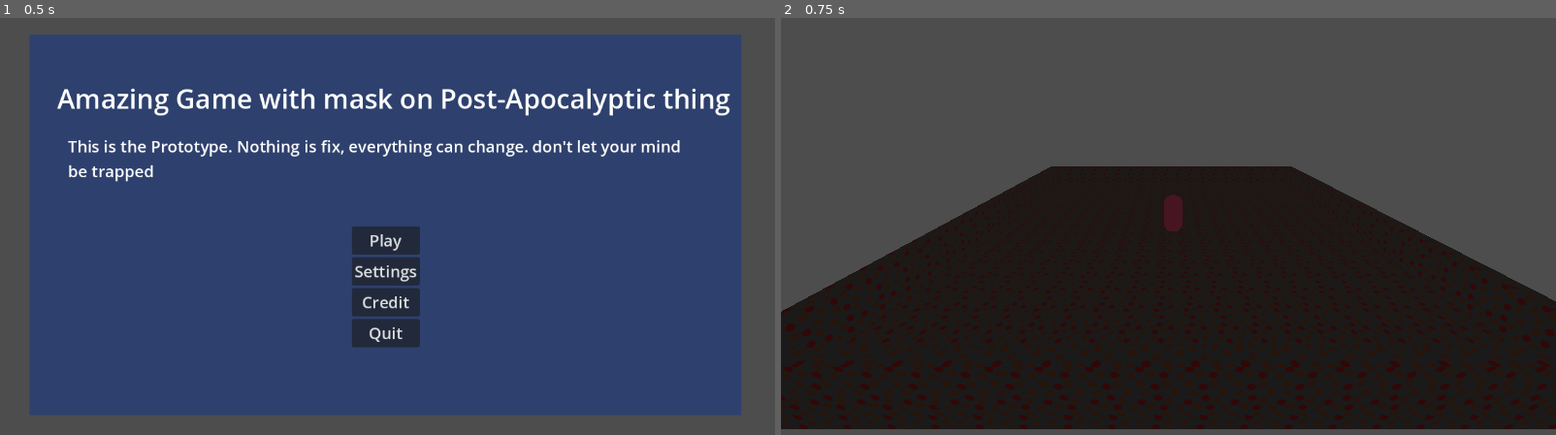
Above: before the commit, frames 1-2 (left to right).
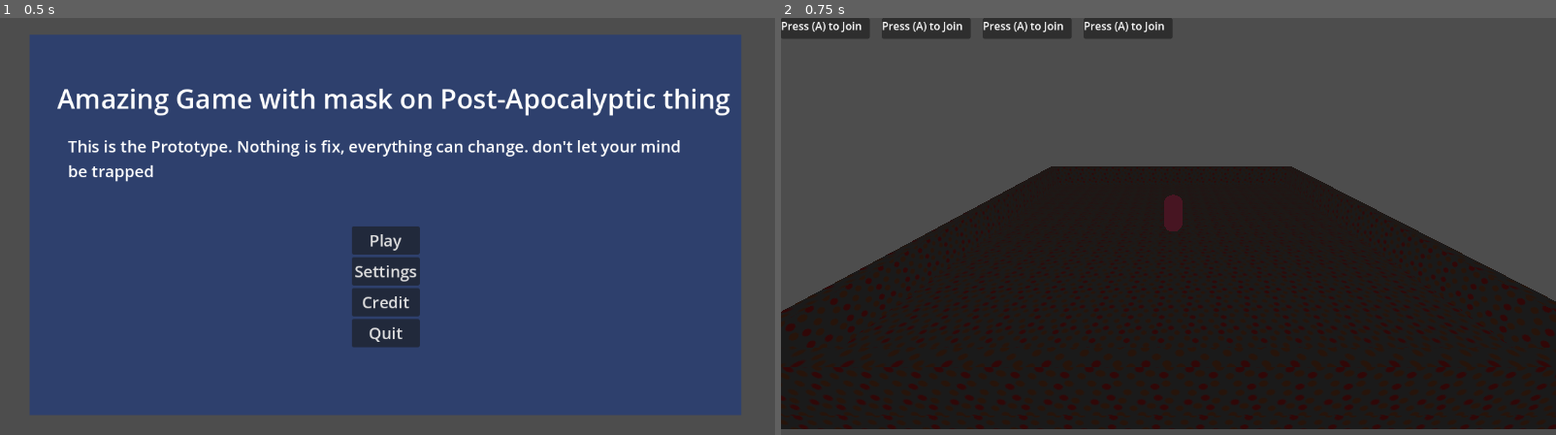
Above: after the commit, the same moments.

Repository: icvara/GGJ26
Game: Godot game, scene res://Menu/Landing_menu.tscn
The game is run twice, just before and just after one commit, with the same random seed, the same clock (stepped at 60 frames per second) and the same inputs.
Inputs:
- Up to frame 1 (0.5 s): no input
- Up to frame 2 (0.75 s): click "Play" at 0.5 s

Frame 1 is identical in both runs. In frame 2, 2.1% of the frame differs, in the area x 0-51%, y 0-5%.

Commit message:
add game manager and playe rmaanger

Diff:
--- a/godot-ggj-26/Player/HUD.tscn
+++ b/godot-ggj-26/Player/HUD.tscn
@@ -1,8 +1,10 @@
-[gd_scene load_steps=2 format=3 uid="uid://btoc3r2cul1s5"]
+[gd_scene load_steps=3 format=3 uid="uid://btoc3r2cul1s5"]
 
 [ext_resource type="PackedScene" uid="uid://cwvogerwgo7kl" path="res://Player/player_hud.tscn" id="1_a1gsu"]
+[ext_resource type="Script" uid="uid://du6gf4csqr6db" path="res://Player/hud.gd" id="1_jrba6"]
 
 [node name="HUD" type="CanvasLayer"]
+script = ExtResource("1_jrba6")
 
 [node name="HBoxContainer" type="HBoxContainer" parent="."]
 offset_right = 40.0
--- /dev/null
+++ b/godot-ggj-26/Player/hud.gd
@@ -0,0 +1,5 @@
+extends CanvasLayer
+
+
+func _on_player_update(id):
+	print("player " + str(id) + " joined")
--- a/godot-ggj-26/Player/player_manager.gd
+++ b/godot-ggj-26/Player/player_manager.gd
@@ -1,6 +1,8 @@
 extends Node3D
 
 @export var player_scene : PackedScene
+
+signal newplayer_join(id)
 
 func _physics_process(delta: float) -> void:
 
@@ -18,3 +20,4 @@
 	var newplayer = player_scene.instantiate()
 	newplayer.playerID = ID
 	add_child(newplayer)
+	newplayer_join.emit(ID)
--- a/godot-ggj-26/Player/test_ground.tscn
+++ b/godot-ggj-26/Player/test_ground.tscn
@@ -1,8 +1,9 @@
-[gd_scene load_steps=6 format=3 uid="uid://6cyhwm5acmh5"]
+[gd_scene load_steps=7 format=3 uid="uid://6cyhwm5acmh5"]
 
 [ext_resource type="PackedScene" uid="uid://db776obwvfsan" path="res://Player/player.tscn" id="1_q4wde"]
 [ext_resource type="PackedScene" uid="uid://btoc3r2cul1s5" path="res://Player/HUD.tscn" id="2_4ow0i"]
 [ext_resource type="PackedScene" uid="uid://c1ieubwd83hes" path="res://Player/player_manager.tscn" id="2_ymuet"]
+[ext_resource type="PackedScene" uid="uid://ckkdp706fm4el" path="res://game_manager.tscn" id="4_cdq01"]
 
 [sub_resource type="PlaneMesh" id="PlaneMesh_2sftl"]
 size = Vector2(100, 100)
@@ -30,3 +31,7 @@
 
 [node name="Player_manager" parent="." instance=ExtResource("2_ymuet")]
 player_scene = ExtResource("1_q4wde")
+
+[node name="Game_manager" parent="." node_paths=PackedStringArray("player_mangement", "HUD") instance=ExtResource("4_cdq01")]
+player_mangement = NodePath("../Player_manager")
+HUD = NodePath("../HUD")
--- /dev/null
+++ b/godot-ggj-26/game_manager.gd
@@ -0,0 +1,9 @@
+extends Node3D
+
+@export var player_mangement : Node3D
+@export var HUD : CanvasLayer
+
+
+func _ready() -> void:
+
+	player_mangement.newplayer_join.connect(HUD._on_player_update)
--- /dev/null
+++ b/godot-ggj-26/game_manager.tscn
@@ -0,0 +1,6 @@
+[gd_scene load_steps=2 format=3 uid="uid://ckkdp706fm4el"]
+
+[ext_resource type="Script" uid="uid://dm2uuxvc1xknn" path="res://game_manager.gd" id="1_70yv6"]
+
+[node name="Game_manager" type="Node3D"]
+script = ExtResource("1_70yv6")
--- a/godot-ggj-26/main_game.tscn
+++ b/godot-ggj-26/main_game.tscn
@@ -1,7 +1,10 @@
-[gd_scene load_steps=5 format=3 uid="uid://dqmbeay2a7elk"]
+[gd_scene load_steps=8 format=3 uid="uid://dqmbeay2a7elk"]
 
 [ext_resource type="PackedScene" uid="uid://bskh5b5s54qa3" path="res://Maps/world_map_v_1.tscn" id="1_1oj5k"]
 [ext_resource type="PackedScene" uid="uid://db776obwvfsan" path="res://Player/player.tscn" id="2_yx7mw"]
+[ext_resource type="PackedScene" uid="uid://ckkdp706fm4el" path="res://game_manager.tscn" id="3_dugkq"]
+[ext_resource type="PackedScene" uid="uid://c1ieubwd83hes" path="res://Player/player_manager.tscn" id="4_2pltu"]
+[ext_resource type="PackedScene" uid="uid://btoc3r2cul1s5" path="res://Player/HUD.tscn" id="5_f52ns"]
 
 [sub_resource type="Sky" id="Sky_ykeeq"]
 
@@ -23,3 +26,12 @@
 
 [node name="Player" parent="." instance=ExtResource("2_yx7mw")]
 transform = Transform3D(1, 0, 0, 0, 1, 0, 0, 0, 1, 0, 1.25, 0)
+
+[node name="Game_manager" parent="." node_paths=PackedStringArray("player_mangement", "HUD") instance=ExtResource("3_dugkq")]
+player_mangement = NodePath("../Player_manager")
+HUD = NodePath("../HUD")
+
+[node name="Player_manager" parent="." instance=ExtResource("4_2pltu")]
+player_scene = ExtResource("2_yx7mw")
+
+[node name="HUD" parent="." instance=ExtResource("5_f52ns")]
Not shown, added: godot-ggj-26/Player/hud.gd.uid
Not shown, added: godot-ggj-26/game_manager.gd.uid
